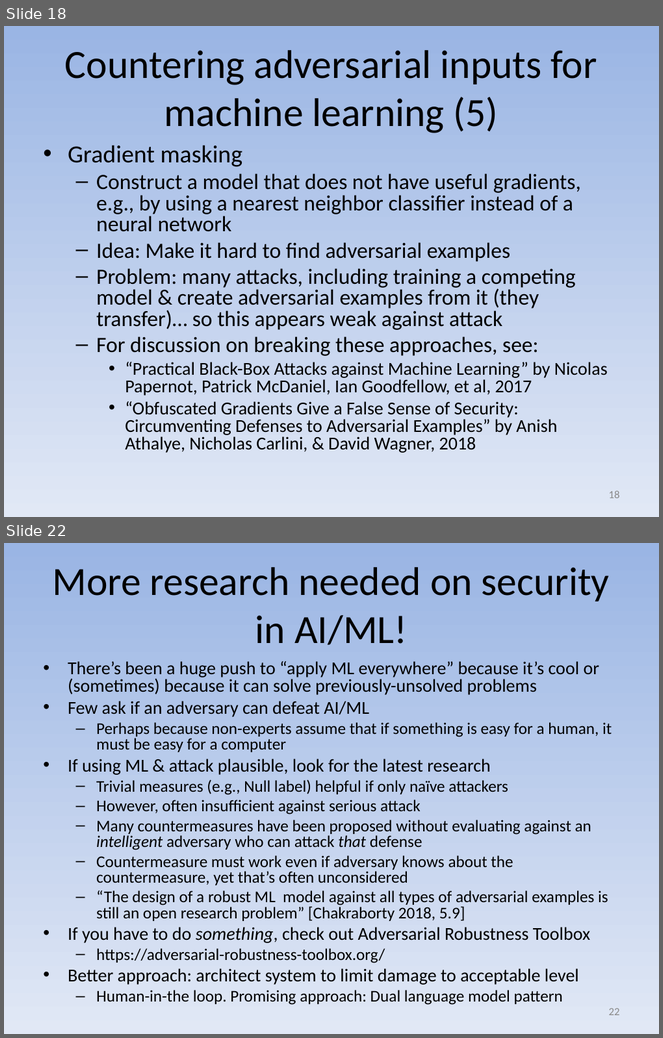
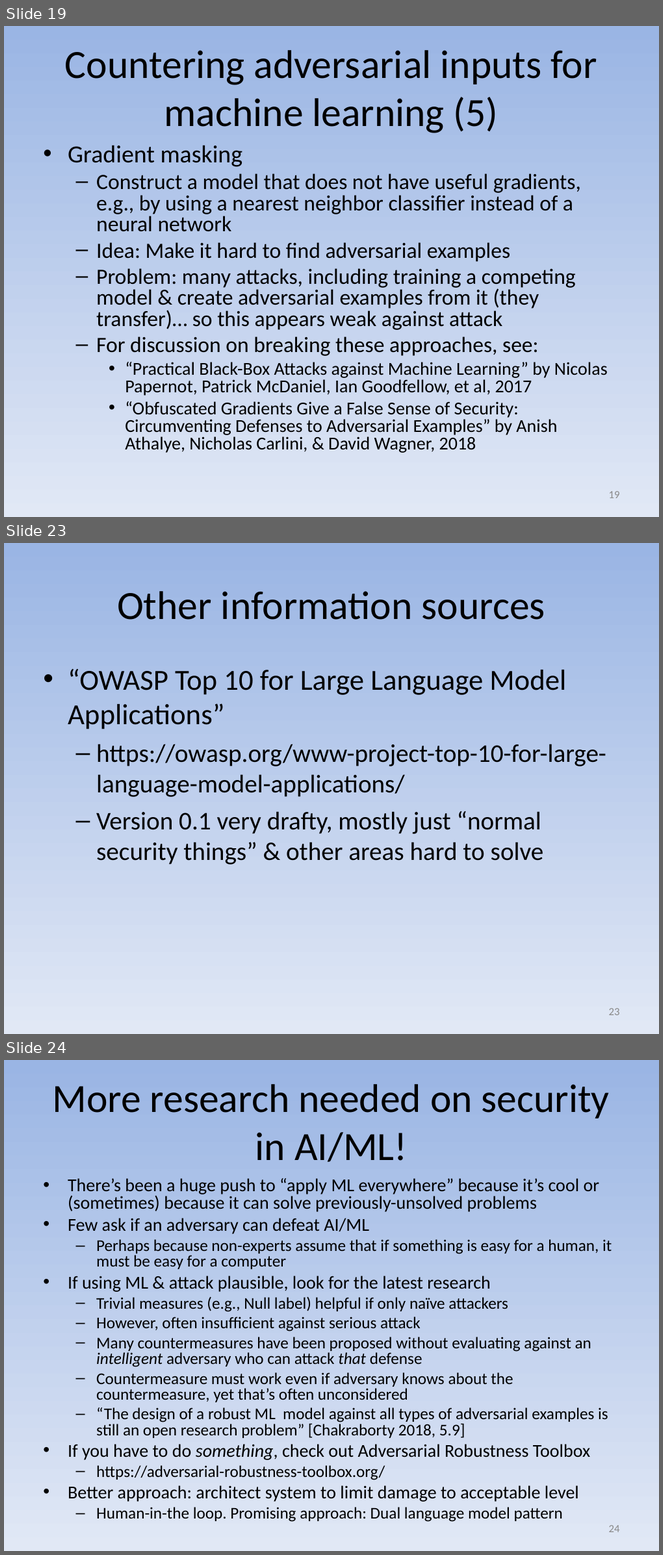
Before and after one commit to david-a-wheeler/david-a-wheeler.github.io, a slide deck: secure-class/presentations/Secure-Software-10-Misc.ppt. Shown one above the other, each under a label of ours: slides 18 and 22 before the commit, slides 19, 23 and 24 after it; the slides between them are not shown. The pictures are 663x1038 and 663x1555 pixels, drawn with LibreOffice and Linux fonts; fonts in the diff are those of the drawing. Boxes give left, top, right and bottom in pixels: in the first picture for what was removed or moved away, otherwise in the second. Text is boxed around its words. In the diff, an @@ line names an element or a change of style, - is before the commit and + after.

Commit message:
Add Gandalf, OWASP to AI slides

```diff
--- a/secure-class/presentations/Secure-Software-10-Misc.ppt
+++ b/secure-class/presentations/Secure-Software-10-Misc.ppt
@@ slide 23 added at [4,543,659,1034], background gradient #9AB5E4 to #E1E8F5 @@
@@ title added at [117,591,545,620], 44 pt, text #000000 @@
+Other information sources
@@ text added at [68,669,607,865], 28 pt, text #000000 @@
+• “OWASP Top 10 for Large Language Model Applications”
+  – https://owasp.org/www-project-top-10-for-large-language-model-applications/
+  – Version 0.1 very drafty, mostly just “normal security things” & other areas hard to solve
@@ page number added at [609,1008,620,1016], 12 pt, text #898989 @@
+23
@@ what was slide 18 is now slide 19 @@
@@ page number at [609,491,620,499]: text changed @@
-18
+19
@@ what was slide 22 is now slide 24 @@
@@ page number at [609,1525,620,1533]: text changed @@
-22
+24
```
Also in this commit, not shown: 7 slides changed, 1 other slide added.
